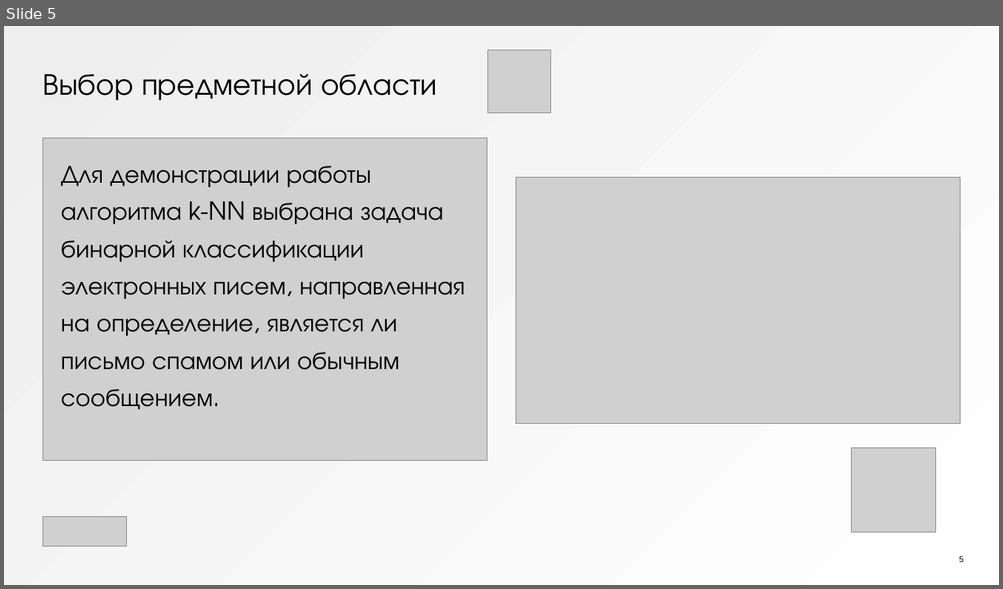
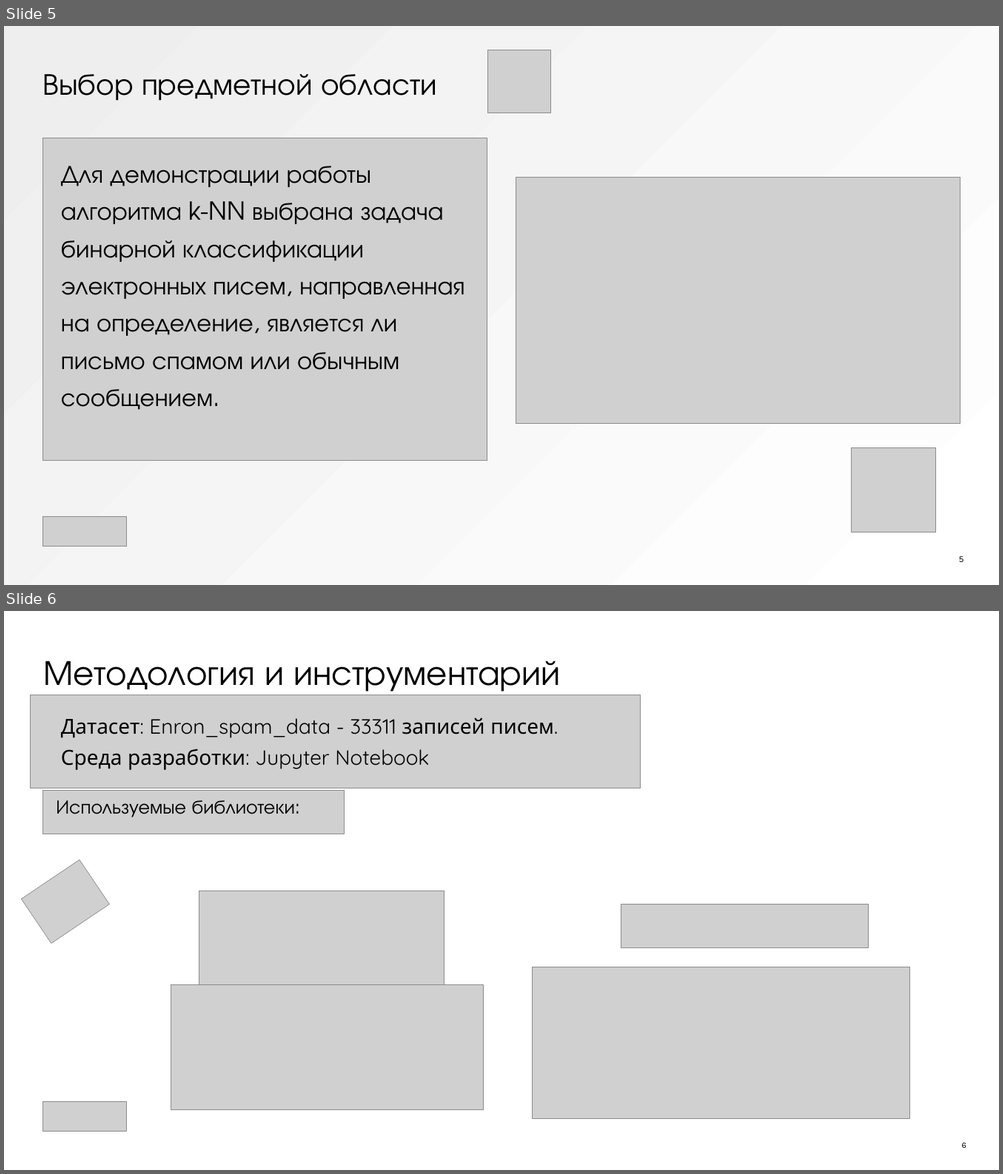
Before and after one commit to tmwsw/me5, a slide deck: Презентация курсовая Марин Виктор ИСП-21.pptx. Shown one above the other, each under a label of ours: slide 5 before the commit, slides 5 and 6 after it. The pictures are 1003x589 and 1003x1174 pixels, drawn with LibreOffice and Linux fonts; fonts in the diff are those of the drawing; grey boxes stand for pictures. Boxes give left, top, right and bottom in pixels: in the first picture for what was removed or moved away, otherwise in the second. Text is boxed around its words. In the diff, an @@ line names an element or a change of style, - is before the commit and + after.

```diff
--- a/Презентация курсовая Марин Виктор ИСП-21.pptx
+++ b/Презентация курсовая Марин Виктор ИСП-21.pptx
@@ slide 6 added at box(4, 611, 999, 1170), background #FFFFFF @@
@@ text added at box(43, 661, 560, 692), 51 pt, text #000000 @@
+Методология и инструментарий
@@ picture added at box(31, 695, 640, 788) @@
@@ text added at box(61, 718, 554, 770), 30 pt, text #000000 @@
+Датасет: Enron_spam_data - 33311 записей писем.
+Среда разработки: Jupyter Notebook
@@ picture added at box(43, 791, 344, 834) @@
@@ text added at box(56, 800, 295, 817), 28 pt, text #000000 @@
+Используемые библиотеки:
@@ picture added at box(21, 860, 110, 944) @@
@@ picture added at box(199, 891, 444, 985) @@
@@ picture added at box(620, 904, 868, 948) @@
@@ picture added at box(171, 985, 483, 1110) @@
@@ picture added at box(532, 968, 910, 1119) @@
@@ picture added at box(42, 1102, 127, 1131) @@
@@ page number added at box(962, 1143, 966, 1148), 12 pt, text #000000 @@
+6
```
Also in this commit, not shown: 2 slides changed, 3 other files.
